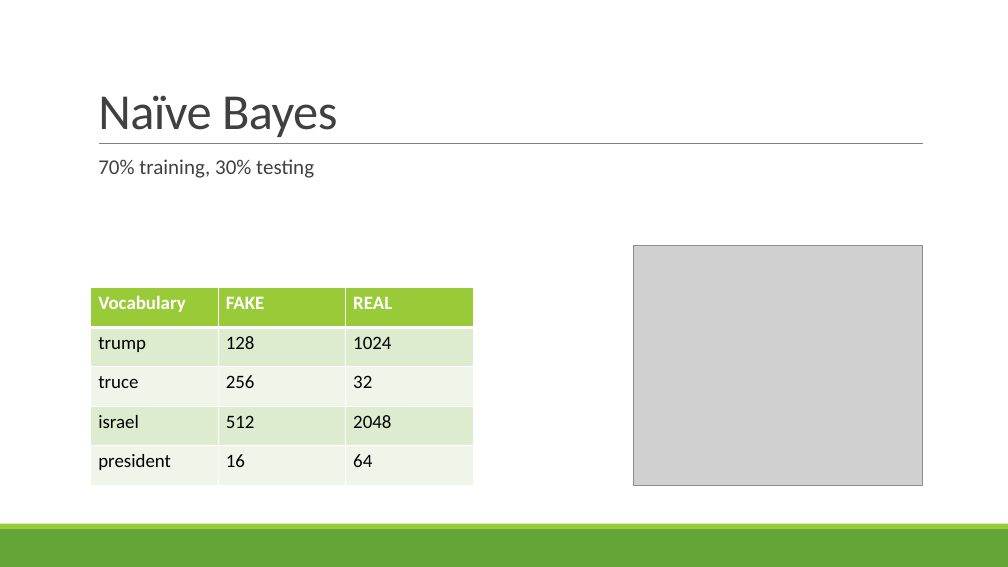
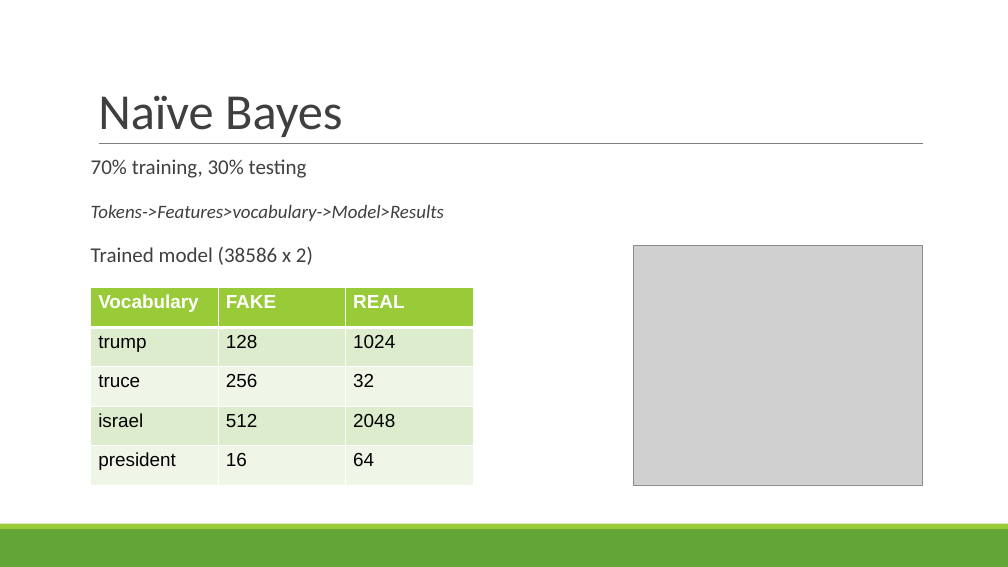
Before and after one commit to LinghanX/Project_Veritas, a slide deck: slide 11 of presentations/FakeNews_Final.pptx. Drawn at 1008x567 pixels with LibreOffice and Linux fonts; fonts in the diff are those of the drawing; grey boxes stand for pictures. Boxes give left, top, right and bottom in pixels: in the first picture for what was removed or moved away, otherwise in the second. Text is boxed around its words. In the diff, an @@ line names an element or a change of style, - is before the commit and + after.

Commit message:
Added presentation changes

```diff
--- a/presentations/FakeNews_Final.pptx
+++ b/presentations/FakeNews_Final.pptx
@@ title "Naïve Bayes" at (x1=98, y1=95, x2=343, y2=137): text colour #404040 to #3F3F3F, letter spacing -0.5 to 0 pt; indent changed @@
@@ text at (x1=91, y1=159, x2=307, y2=178): text colour #404040 to #3F3F3F in "70% training, 30% testing"; bullet   to none; less space between paragraphs @@
@@ text at (x1=91, y1=205, x2=444, y2=265): paragraphs added @@
+Tokens->Features>vocabulary->Model>Results
+Trained model (38586 x 2)
@@ table at (x1=91, y1=288, x2=474, y2=536) @@
@@ fill #DEECCE to #DDECCC in 6 cells @@
@@ fill #EFF6E8 to #EFF6E7 in 6 cells @@
@@ font Calibri to Arial @@
```
Also in this commit, not shown: 13 other slides changed, 1 slide added.
